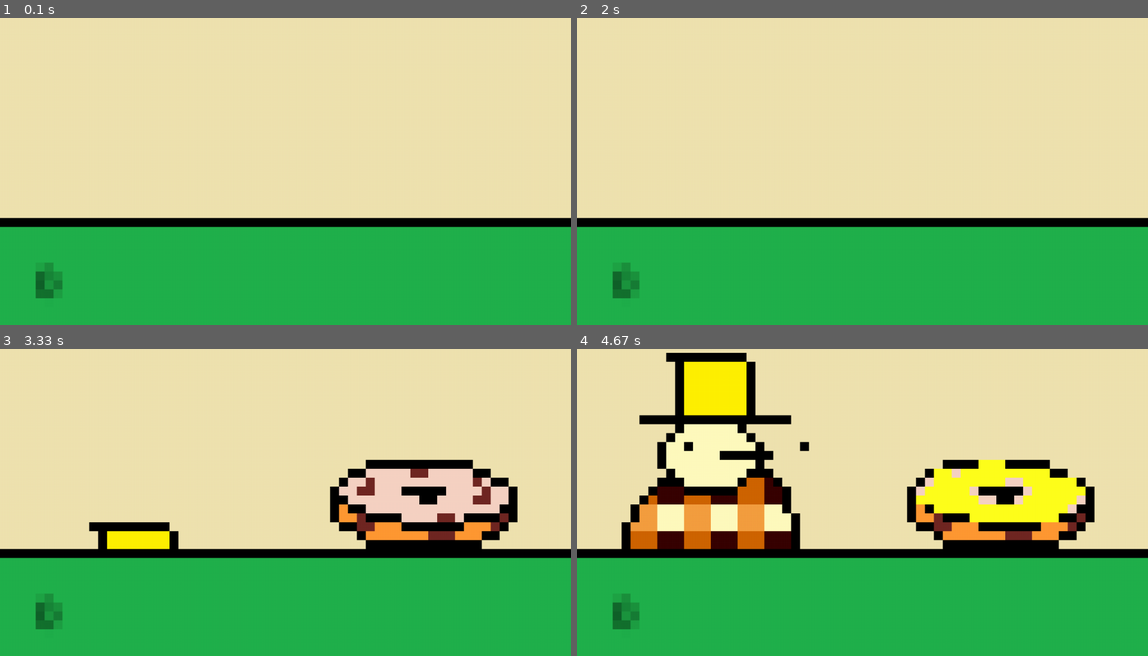
Above: before the commit, frames 1-4 (two rows, left to right).
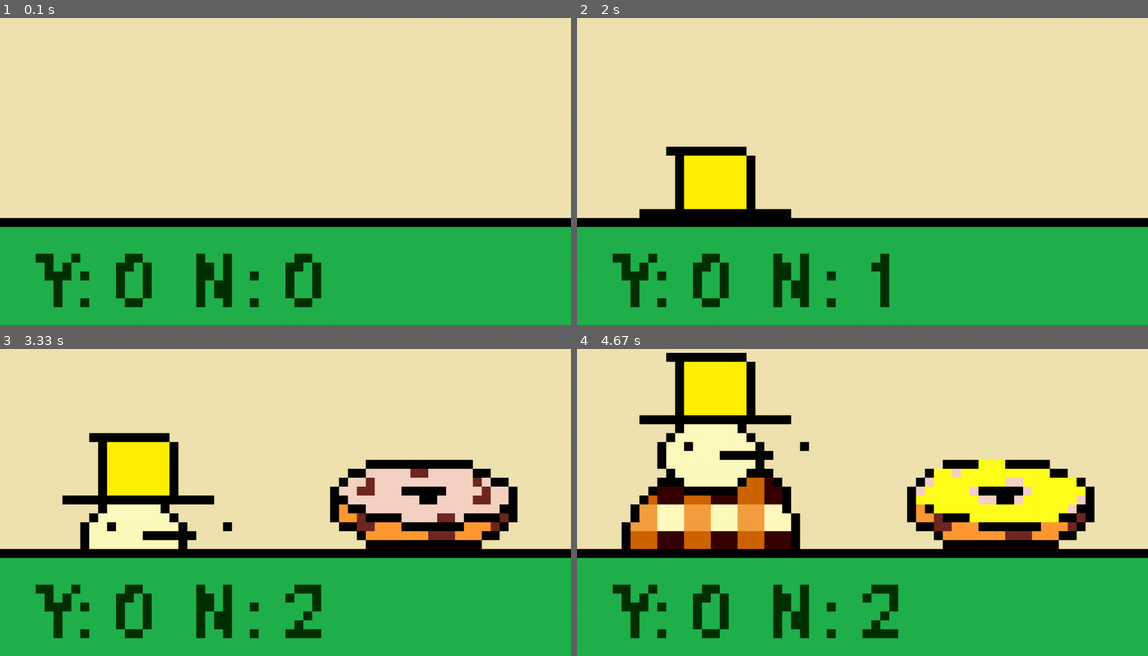
Above: after the commit, the same moments.

Repository: HotSoupGetsColder/final-project-matt-tantuico
Game: pygame game, started from src/game.py
The game is run twice, just before and just after one commit, with the same random seed, the same clock (stepped at 60 frames per second) and the same inputs.
Inputs:
- Up to frame 1 (0.1 s): no input
- Up to frame 2 (2 s): hold D 0.33-0.8 s; hold W 0.83-1.13 s; tap F at 0.9 s; tap E at 0.98 s; tap Space at 1.67 s
- Up to frame 3 (3.33 s): hold A 2-2.53 s; tap F at 2.07, 2.37, 3.3 s; tap E at 2.15 s; tap Space at 2.9 s; hold A from 3.23 s (still down)
- Up to frame 4 (4.67 s): tap E at 3.38 s; tap F at 3.6, 3.73 s; release A at 3.63 s; hold W 3.67-4.03 s

The runs differ from the first frame. In frame 1, 3.0% of the frame differs, in the area x 6-57%, y 76-95%; in frame 2, 6.4%; in frame 3, 8.6%, in the area x 6-57%, y 27-95%; in frame 4, 2.9%.

Commit message:
refined score display

Diff:
--- a/src/game.py
+++ b/src/game.py
@@ -16,6 +16,7 @@
 
 bagel_info = Object(35, 9)
 customer_info = Object(2, 0)
+text_info = Object(4, 27)
 
 class Screen:
     # class for surfaces
@@ -32,7 +33,7 @@
 score = Score(0, 0)
 
 # creates font object
-font = pygame.font.SysFont("Times New Roman", 5)
+font = pygame.font.SysFont("Comic Sans", 12)
 
 # creates game surfaces
 screen_scale = 15
@@ -139,9 +140,8 @@
             miniscreen_surface.blit(images['topping'][topping], (bagel_info.x, bagel_info.y))
     miniscreen_surface.blit(images['misc']['counter'], (0,0))
 
-    text_score_correct = font.render(str(score.correct), True, (0, 0, 0))
-    text_score_incorrect = font.render(str(score.incorrect), True, (0, 0, 0))
-    miniscreen_surface.blit(text_score_correct, (4, miniscreen.height - 8))
+    text_score = font.render('Y: ' + str(score.correct) + "  N: " + str(score.incorrect), False, (0, 50, 0))
+    miniscreen_surface.blit(text_score, (text_info.x, text_info.y))
     pygame.transform.scale(miniscreen_surface, (gamescreen.width, gamescreen.height), gamescreen_surface)
     pygame.display.update()
 
@@ -158,7 +158,7 @@
         player_order = blank_order()
 
         # reset image locations
-        customer_info.y = miniscreen.height
+        customer_info.y = miniscreen.height - 10
 
         new_round = False
 
